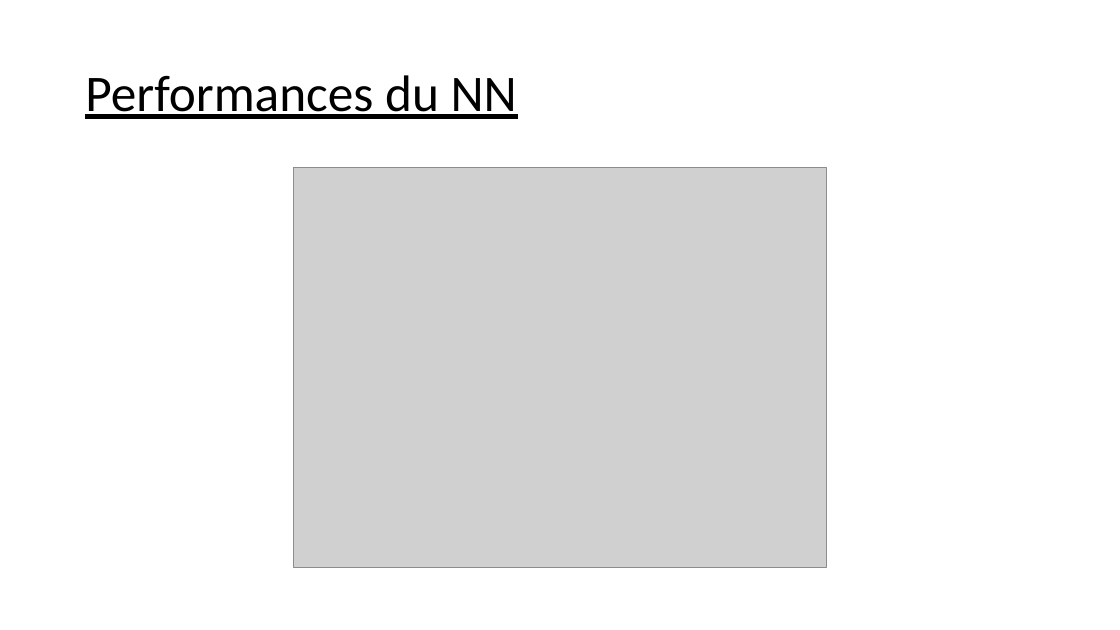
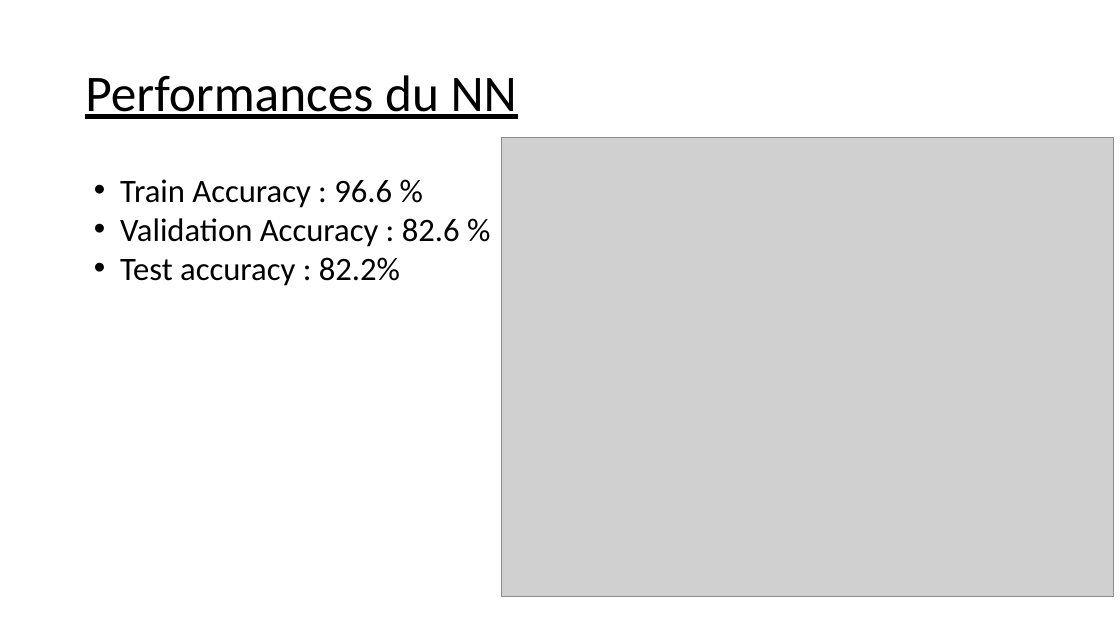
Before and after one commit to MacherelR/ProjetML4E, a slide deck: slide 7 of Présentation/MachLearn_Macherel_Evard.pptx. Drawn at 1120x630 pixels with LibreOffice and Linux fonts; fonts in the diff are those of the drawing; grey boxes stand for pictures. Boxes give left, top, right and bottom in pixels: in the first picture for what was removed or moved away, otherwise in the second. Text is boxed around its words. In the diff, an @@ line names an element or a change of style, - is before the commit and + after.

```diff
--- a/Présentation/MachLearn_Macherel_Evard.pptx
+++ b/Présentation/MachLearn_Macherel_Evard.pptx
@@ picture added at <box>502,138,1114,597</box> @@
@@ text added at <box>120,179,460,286</box>, 28 pt, text #000000 @@
+• Train Accuracy : 96.6 %
+• Validation Accuracy : 82.6 %
+• Test accuracy : 82.2%
@@ picture removed at <box>293,168,826,568</box> @@
```
Also in this commit, not shown: 5 other slides changed, 1 slide added, 9 other files.
